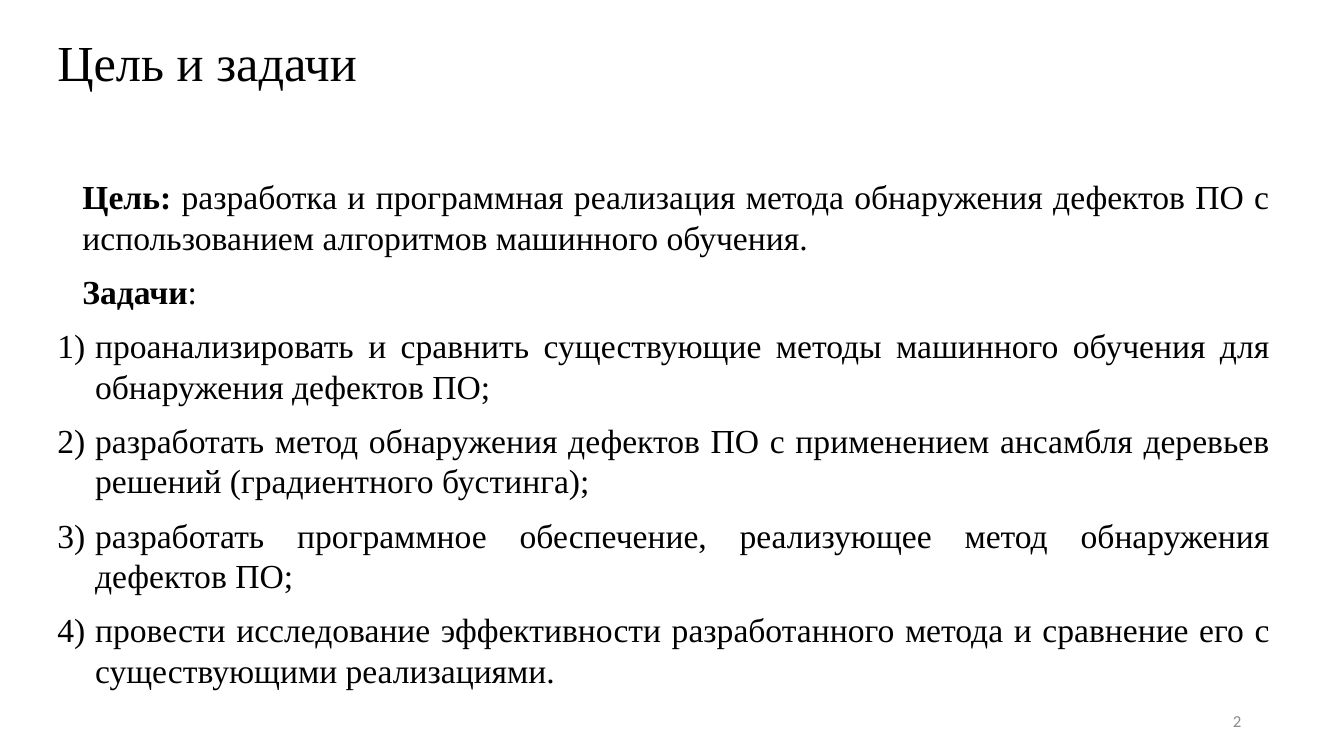
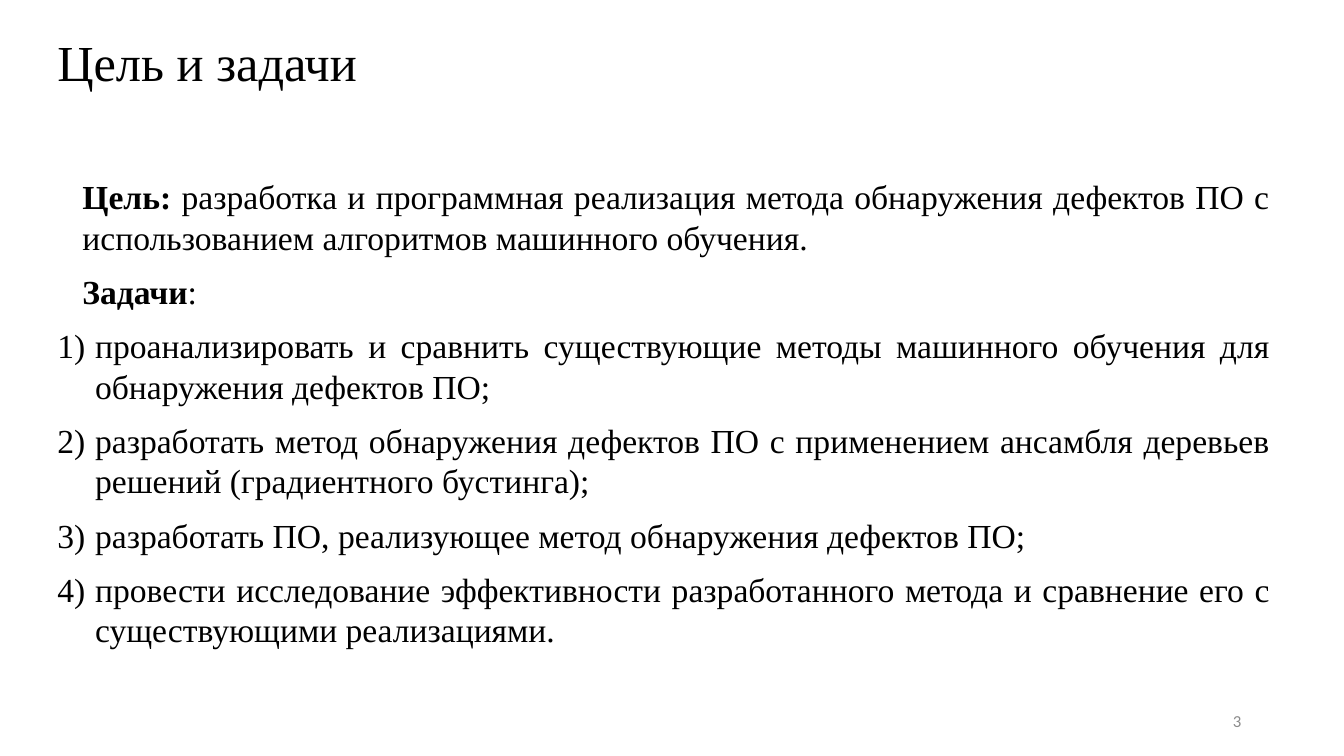
Before and after one commit to ilyasssklimov/bmstu_DefectDetection, a slide deck: slide 3 of doc/presentation/КлимовИС_ВКР_презентация.pptx (slide 2 before the commit). Drawn at 1344x756 pixels with LibreOffice and Linux fonts; fonts in the diff are those of the drawing. Boxes give left, top, right and bottom in pixels: in the first picture for what was removed or moved away, otherwise in the second. Text is boxed around its words. In the diff, an @@ line names an element or a change of style, - is before the commit and + after.

```diff
--- a/doc/presentation/КлимовИС_ВКР_презентация.pptx
+++ b/doc/presentation/КлимовИС_ВКР_презентация.pptx
@@ text at (95, 524, 1025, 554): text changed @@
-3) разработать программное обеспечение, реализующее метод обнаружения дефектов ПО;
+3) разработать ПО, реализующее метод обнаружения дефектов ПО;
@@ page number at (1233, 716, 1241, 727): text changed @@
-2
+3
```
Also in this commit, not shown: 11 other slides changed, 4 slides added, 2 slides removed, 11 other files.
